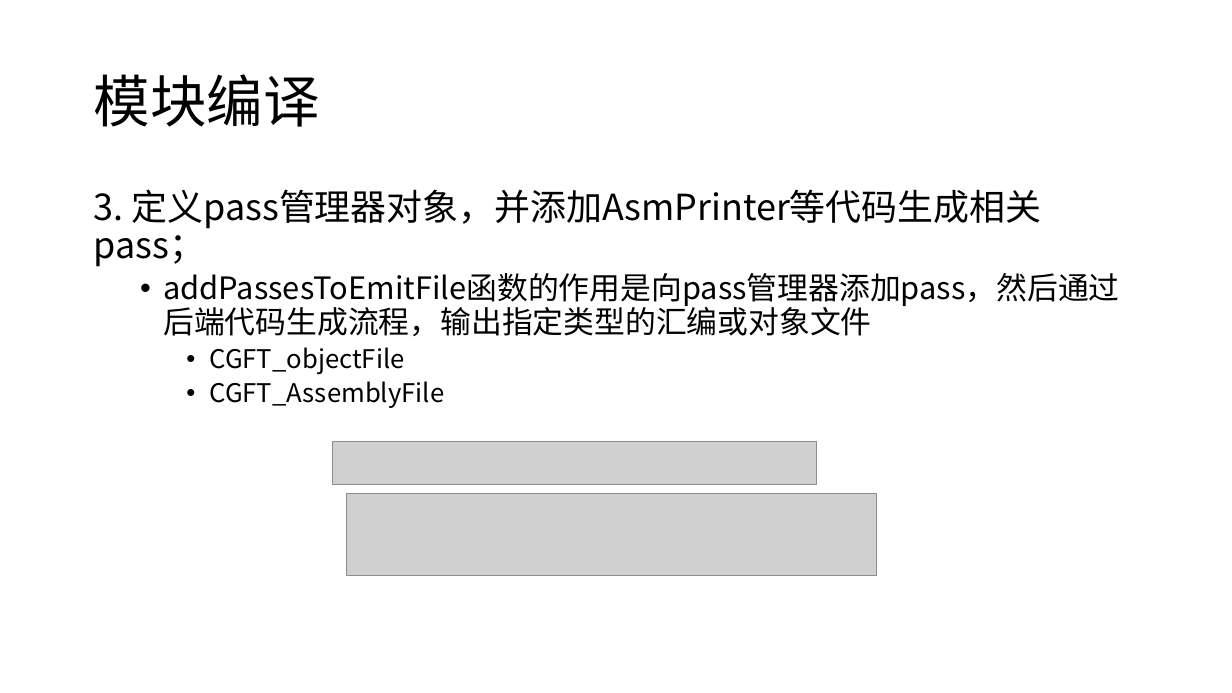
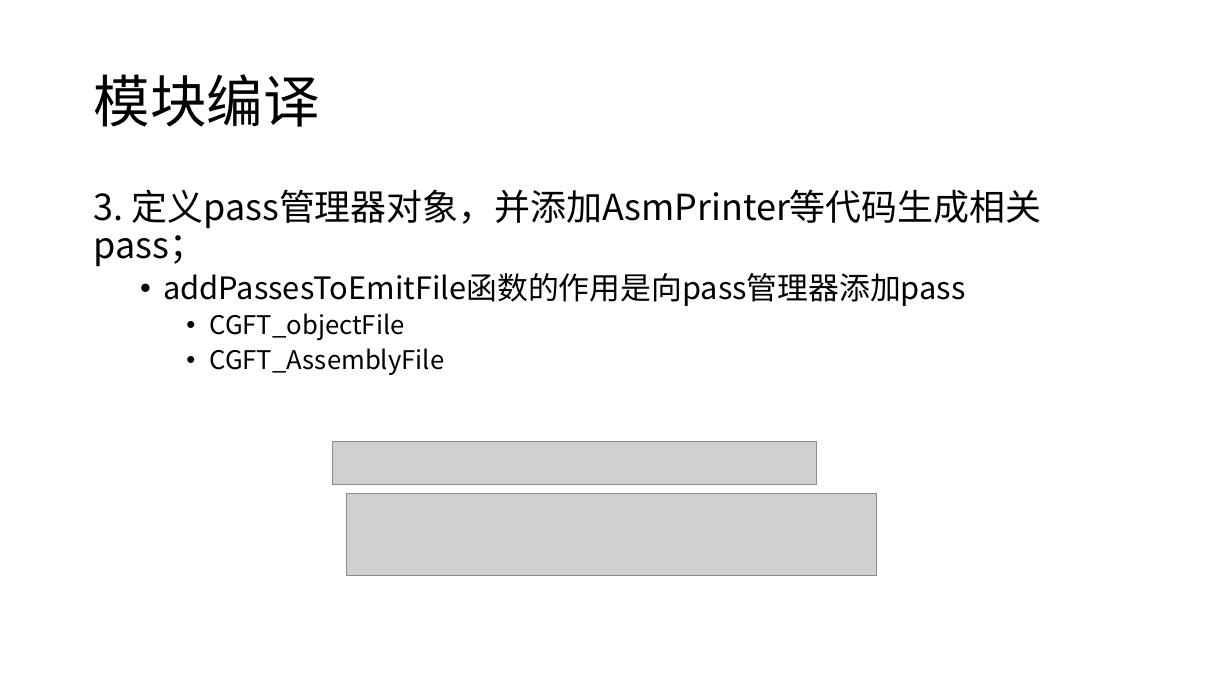
Before and after one commit to JYRoy/MLC-Learning, a slide deck: slide 20 of LLVM/04.LLVM Backend.pptx (slide 19 before the commit). Drawn at 1232x693 pixels with LibreOffice and Linux fonts; fonts in the diff are those of the drawing; grey boxes stand for pictures. Boxes give left, top, right and bottom in pixels: in the first picture for what was removed or moved away, otherwise in the second. Text is boxed around its words. In the diff, an @@ line names an element or a change of style, - is before the commit and + after.

```diff
--- a/LLVM/04.LLVM Backend.pptx
+++ b/LLVM/04.LLVM Backend.pptx
@@ text at box(163, 273, 965, 306): text changed @@
-  • addPassesToEmitFile函数的作用是向pass管理器添加pass，然后通过后端代码生成流程，输出指定类型的汇编或对象文件
+  • addPassesToEmitFile函数的作用是向pass管理器添加pass
```
Also in this commit, not shown: 17 other slides changed, 5 slides added, 1 slide removed.
